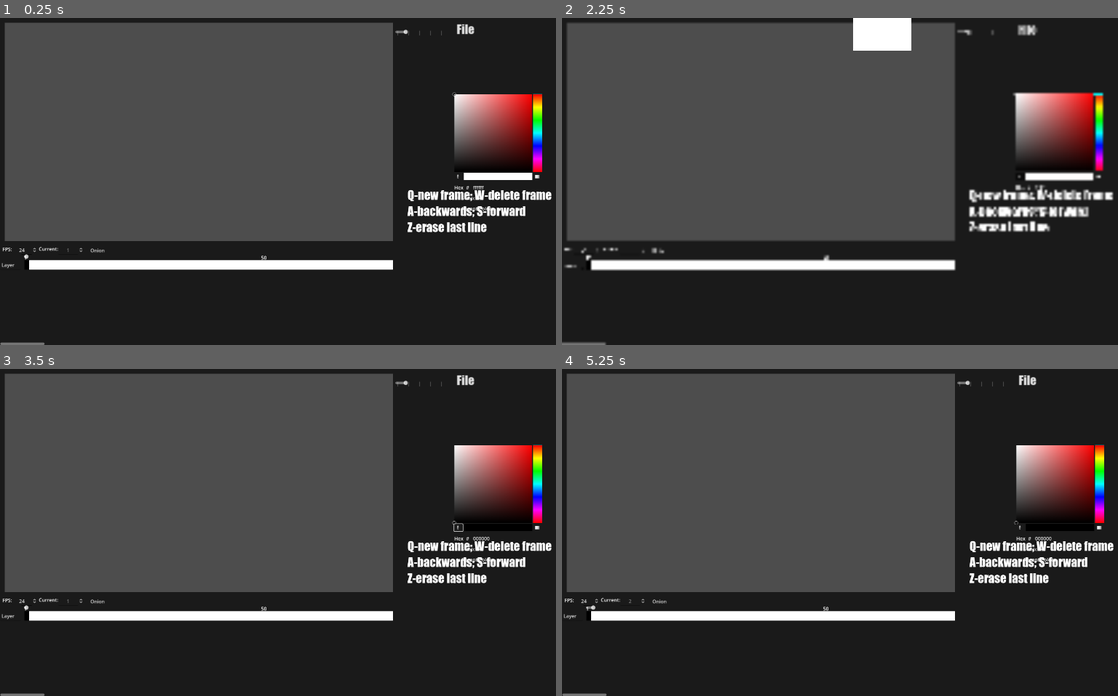
Above: before the commit, frames 1-4 (two rows, left to right).
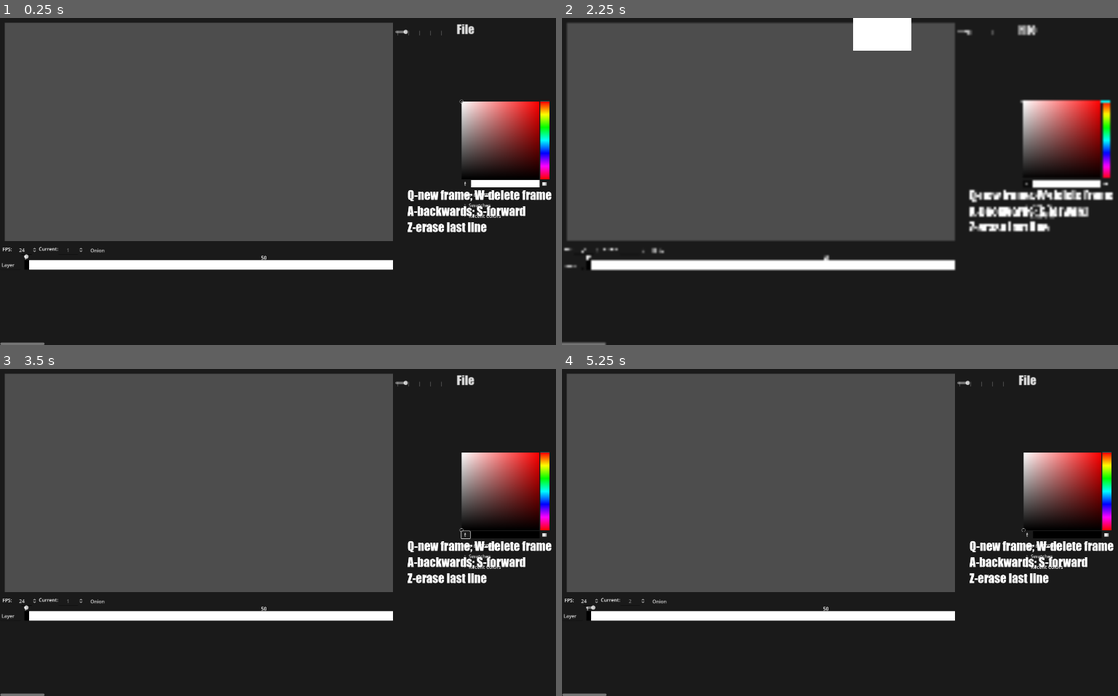
Above: after the commit, the same moments.

Repository: Drawsi/Anim
Game: Godot game, scene res://Node2D.tscn
Two runs of this game, one before a commit and one after it. Both use one fixed random seed, a clock stepped at 60 frames per second and the inputs below.
Inputs (mouse positions are in pixels of both pictures, inside the frame that each line leads up to; where the layout moved, square brackets give the same spot in the first picture):
- Up to frame 1 (0.25 s): no input
- Up to frame 2 (2.25 s): click "Onion" at 0.5 s; click "File" at 1.25 s; click (1029, 184) [1017, 178] at 2 s
- Up to frame 3 (3.5 s): click "Swatches" at 2.75 s
- Up to frame 4 (5.25 s): click "Recent Colors" at 3.5 s; click (589, 617) at 4.25 s; click (595, 617) at 5 s

The runs differ from the first frame. In frame 1, 3.3% of the frame differs, in the area x 81-99%, y 22-62%; in frame 2, 3.7%; in frame 3, 3.1%; in frame 4, 3.1%.

Commit message:
Version_1.3.6

Diff:
--- a/Node2D.tscn
+++ b/Node2D.tscn
@@ -55,10 +55,10 @@
 anchor_top = 0.5
 anchor_right = 1.0
 anchor_bottom = 0.5
-offset_left = -312.0
-offset_top = -292.0
-offset_right = -128.0
-offset_bottom = 252.0
+offset_left = -264.0
+offset_top = -268.0
+offset_right = -104.0
+offset_bottom = 276.0
 grow_horizontal = 0
 grow_vertical = 2
 color_modes_visible = false
--- a/Scripts/Animation.gd
+++ b/Scripts/Animation.gd
@@ -10,32 +10,34 @@
 var empty = load("res://Frame_Icons/empty.png")
 var new = load("res://Frame_Icons/new.png")
 
-var find
-var verify
+var is_frame_node
+var is_frame
 var le_onion = false
+var prev
 
 func _ready():
 	_sort_frames()
+	prev = subview.get_child(0)
 
 func _process(_delta):
-	_onion()
 	#Initializing variables and values needed
 	$TimelineSettings/Current_Fps/SpinBox.value = Global.current_frame
 	Global.set_fps = $TimelineSettings/Fps_Counter/Run_FPS.value
-	var f_inst=f.instantiate()
-	find = subview.find_child(str(Global.current_frame),true,false)
-	verify = tlayer.get_child(Global.current_frame-1).get_texture_normal()==new
+	var f_inst = f.instantiate()
+
+	is_frame_node = subview.find_child(str(Global.current_frame),true,false)
+	is_frame = tlayer.get_child(Global.current_frame-1).get_texture_normal()==new
 	_inviz()
 	#========================================
 	#	Create a frame if it's present in timeline but not in viewport
-	if find==null and verify:
+	if is_frame_node==null and is_frame:
 		f_inst.name = str(Global.current_frame)
 		subview.add_child(f_inst)
 		_sort_frames()
 
 	#	Deletes the viewport frame if it doesn't match the timeline
-	if find and !verify:
-		find.queue_free()
+	if is_frame_node and !is_frame:
+		is_frame_node.queue_free()
 
 func _sort_frames():
 	#Code provided by Joel Gomes da Silva
@@ -47,30 +49,33 @@
 		subview.remove_child(node)
 	for node in sorted_nodes:
 		subview.add_child(node)
-	subview.print_tree_pretty()
+	#subview.print_tree_pretty()
 
 func _onion():
 	#	Onion-Skin
-	if verify:
-		var prev
-		if Global.current_frame>subview.get_child_count():
-			prev = subview.get_child(Global.current_frame-2)
-			prev.visible = true
-			prev.set_modulate(Color('626fff'))#ffffff
-		else :
-			prev = subview.get_child(subview.get_child_count()-1)
-			prev.visible = true
-			prev.set_modulate(Color('626fff'))#ffffff
+	var children_nr = subview.get_child_count()
+	var _frame_between =  Global.current_frame<int(str(subview.get_child(children_nr-1).name))
 
+	for i in range(Global.current_frame):
+		var is_last = subview.find_child(str(Global.current_frame-i),true,false)
+		if is_last:
+			prev = is_last
+			is_last.visible = true
+			is_last.set_modulate(Color('626fff'))
+			break
 
 func _inviz():
 	for i in subview.get_children():
+		i.set_modulate(Color('ffffff'))
 		if i.name==str(Global.current_frame):
 			i.visible = true
 			i.set_process_input(true)
+		elif i.name==prev.name:
+			prev.visible = true
+			prev.set_modulate(Color('626fff'))
 		else:
 			i.visible = false
 			i.set_process_input(false)
 
 func _on_onion_skin_toggled(_button_pressed):
-	le_onion = true
+	le_onion = !le_onion
--- a/project.godot
+++ b/project.godot
@@ -24,9 +24,11 @@
 window/size/viewport_width=1920
 window/size/viewport_height=1080
 window/size/mode=3
+window/size/window_width_override=960
+window/size/window_height_override=540
 window/stretch/mode="viewport"
 window/stretch/aspect="expand"
-window/size/fullscreen=true
+window/size/fullscreen=false
 
 [gui]
 
